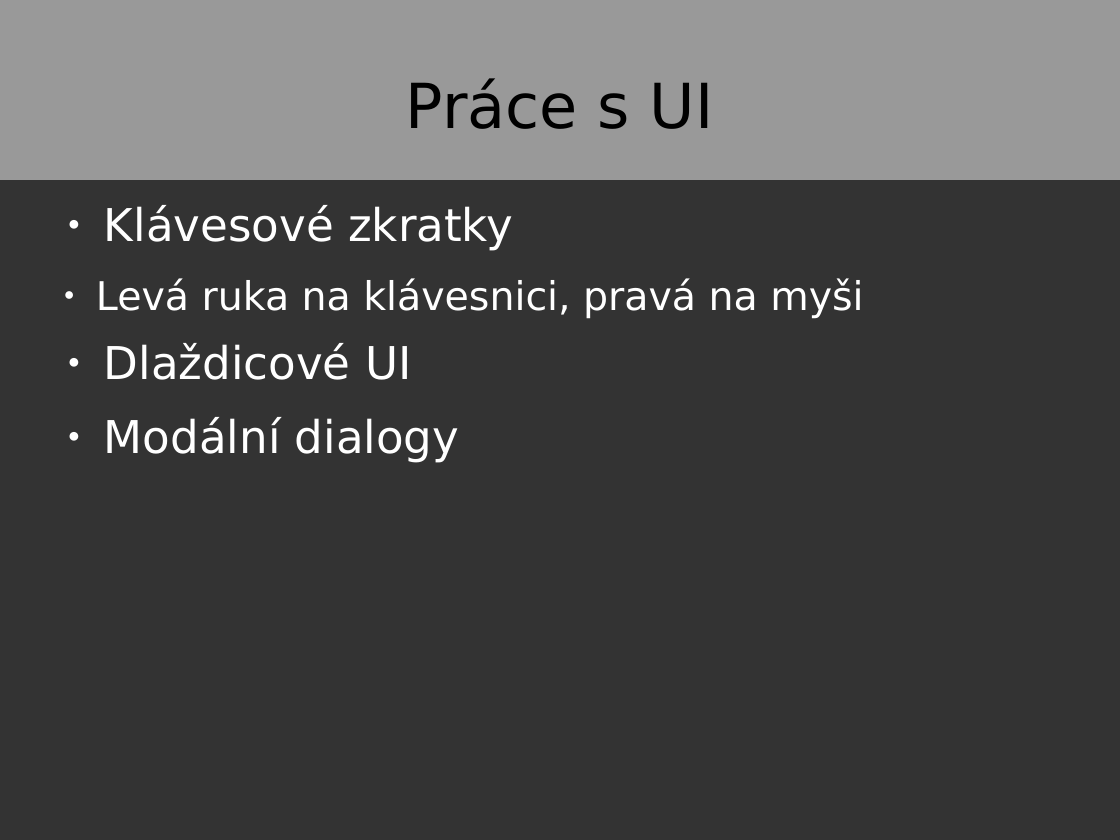
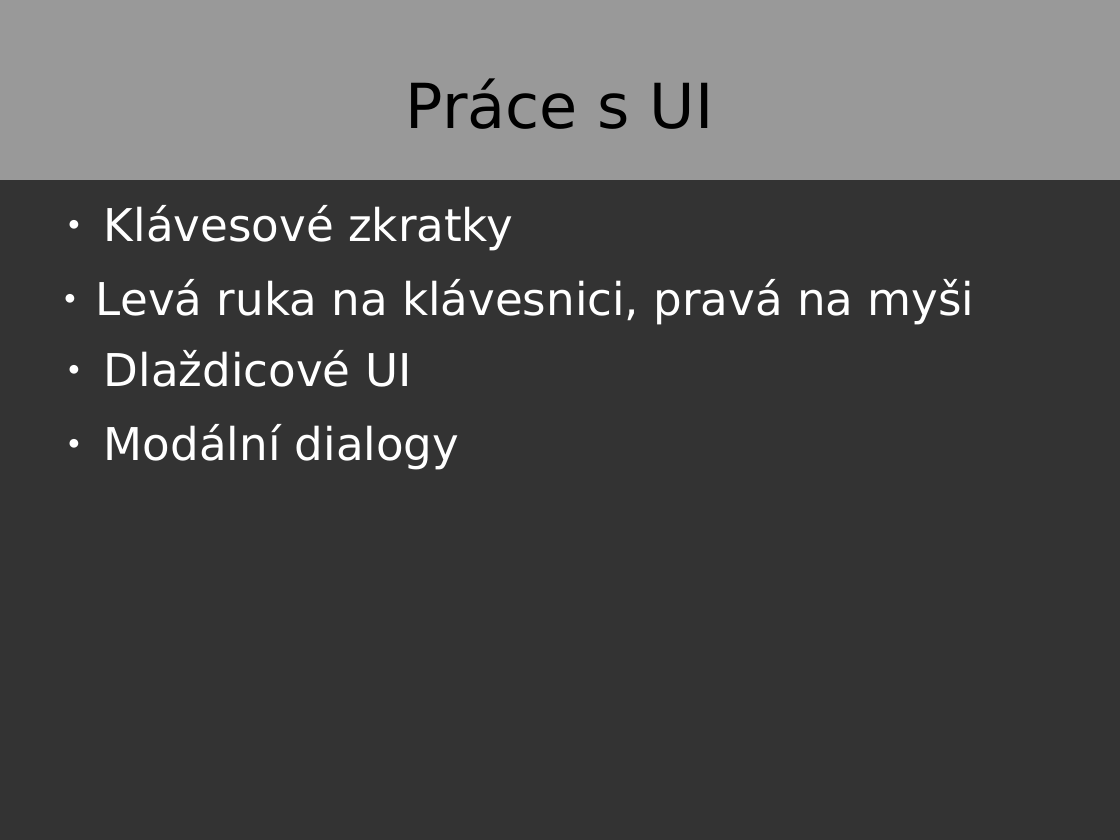
Before and after one commit to Pitel/bconf, a slide deck: slide 4 of prez/pitel/dummies.odp. Drawn at 1120x840 pixels with LibreOffice and Linux fonts; fonts in the diff are those of the drawing. Boxes give left, top, right and bottom in pixels: in the first picture for what was removed or moved away, otherwise in the second. Text is boxed around its words. In the diff, an @@ line names an element or a change of style, - is before the commit and + after.

```diff
--- a/prez/pitel/dummies.odp
+++ b/prez/pitel/dummies.odp
@@ text at bbox=[96, 279, 975, 325]: size 28 to 32 pt in "Levá ruka na klávesnici, pravá na myši" @@
```
Also in this commit, not shown: 6 other slides changed, 3 other files.
